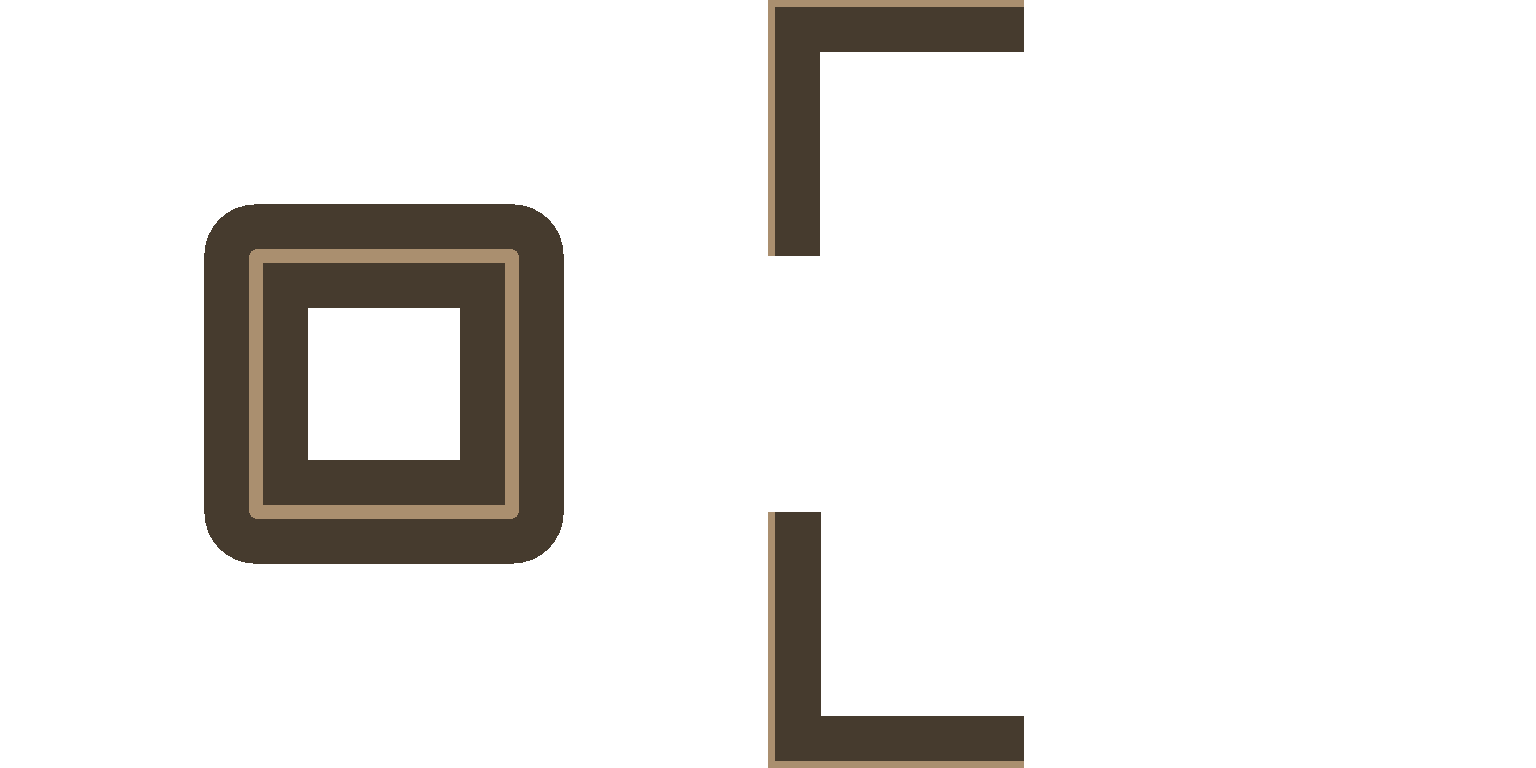
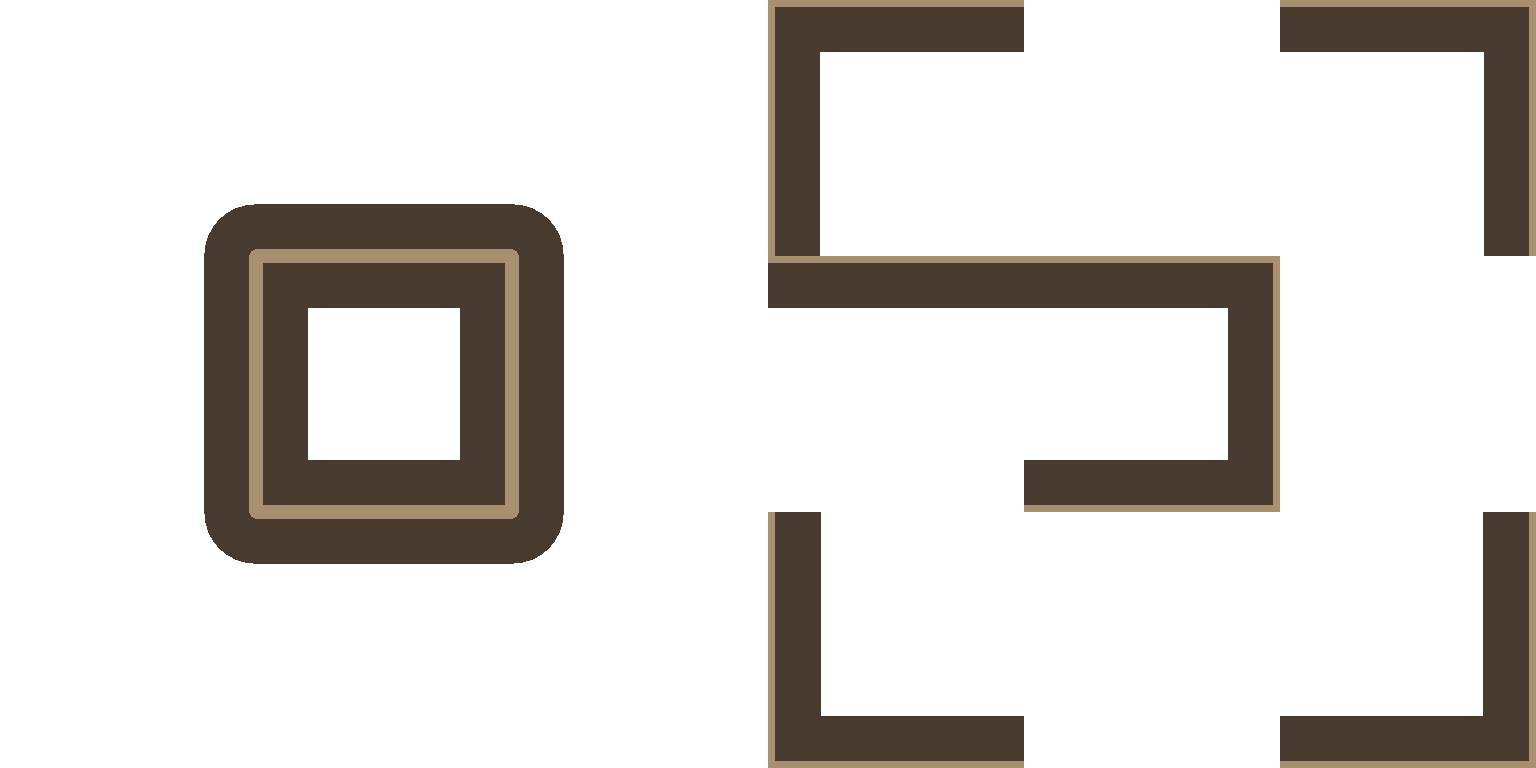
Layered file, before and after one edit (1536px x 768px). Changes by layer:
added layer "Paint Layer 1" (1st of 6) above "Paint Layer 1" over 768, 256, 1024, 308
added layer "Paint Layer 1" (2nd of 6) above "Paint Layer 1" over 1024, 256, 1280, 512
added layer "Paint Layer 1" (3rd of 6) above "Paint Layer 1" over 1280, 0, 1536, 768
painted on "Paint Layer 1" (4th of 6) over 768, 256, 1088, 512